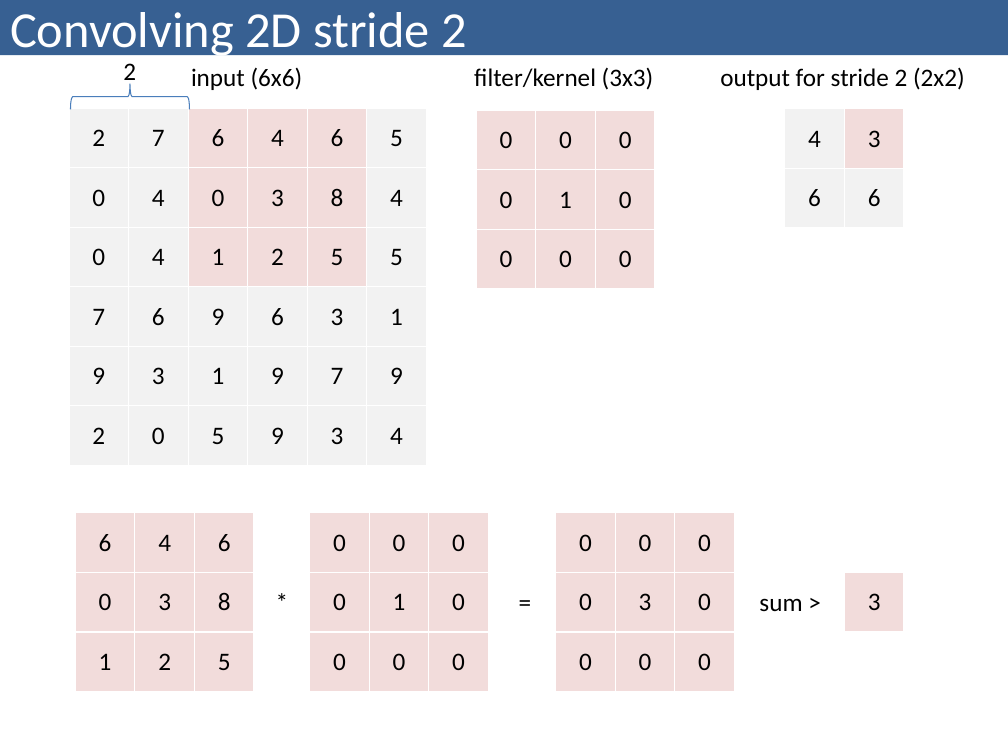
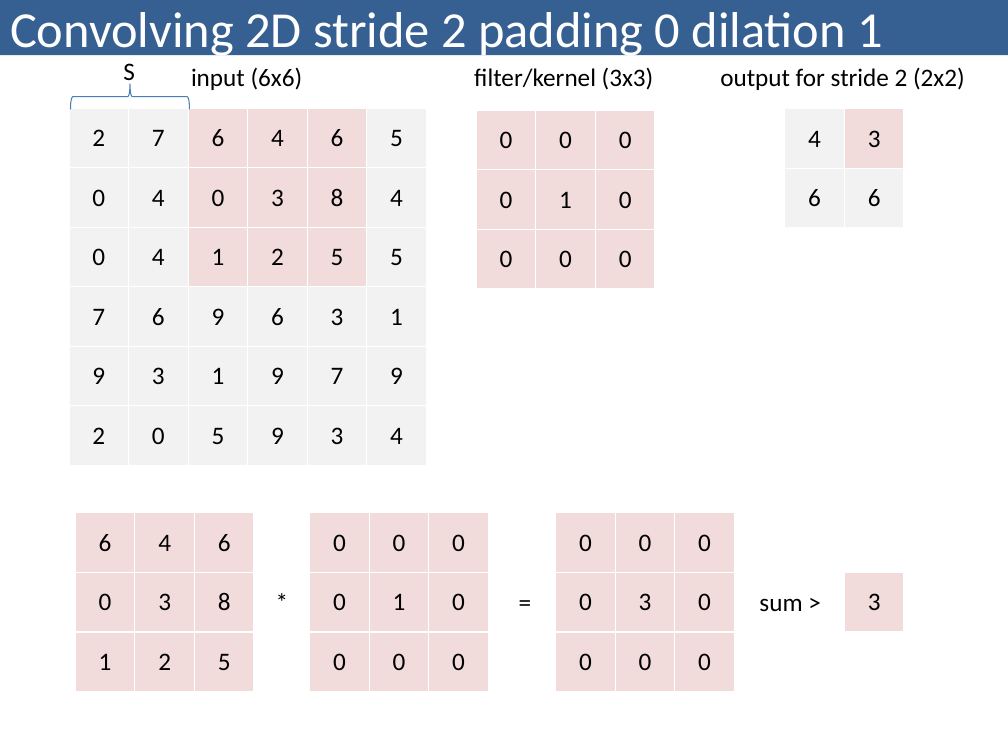
Before and after one commit to bzitko/nlp_repo, a slide deck: slide 14 of slides/nlp p03 feed forward networks/nlp p03.4 convolutional neural network.pptx (slide 8 before the commit). Drawn at 1008x756 pixels with LibreOffice and Linux fonts; fonts in the diff are those of the drawing. Boxes give left, top, right and bottom in pixels: in the first picture for what was removed or moved away, otherwise in the second. Text is boxed around its words. In the diff, an @@ line names an element or a change of style, - is before the commit and + after.

```diff
--- a/slides/nlp p03 feed forward networks/nlp p03.4 convolutional neural network.pptx
+++ b/slides/nlp p03 feed forward networks/nlp p03.4 convolutional neural network.pptx
@@ title at (10,12,883,59): text changed @@
-Convolving 2D stride 2
+Convolving 2D stride 2 padding 0 dilation 1
@@ text at (123,63,135,87): text changed @@
-2
+S
```
Also in this commit, not shown: 9 other slides changed, 14 slides added, 1 other file.
